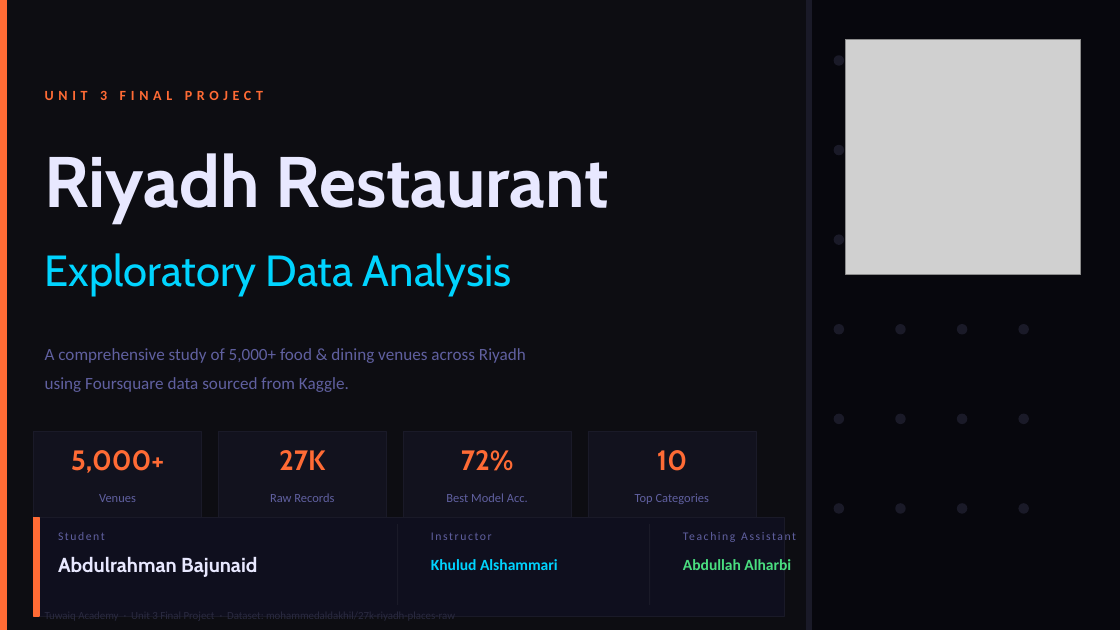
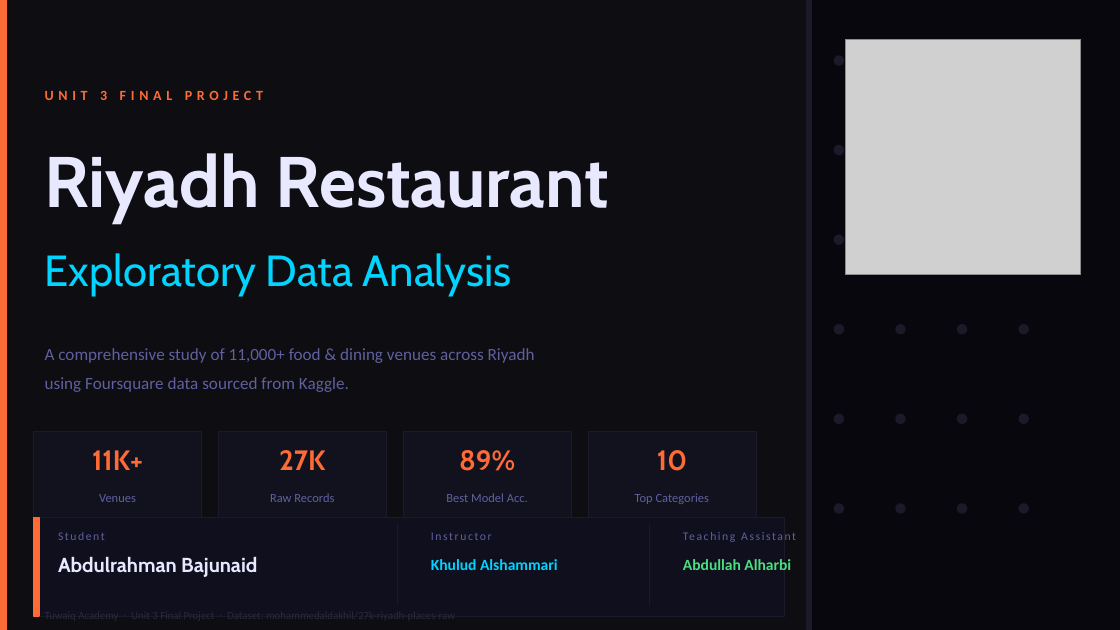
Before and after one commit to AbdulrahmanB-25/EDA_Project, a slide deck: slide 1 of presentation.pptx. Drawn at 1120x630 pixels with LibreOffice and Linux fonts; fonts in the diff are those of the drawing; grey boxes stand for pictures. Boxes give left, top, right and bottom in pixels: in the first picture for what was removed or moved away, otherwise in the second. Text is boxed around its words. In the diff, an @@ line names an element or a change of style, - is before the commit and + after.

```diff
--- a/presentation.pptx
+++ b/presentation.pptx
@@ text at (x1=45, y1=348, x2=535, y2=363): text changed @@
-A comprehensive study of 5,000+ food & dining venues across Riyadh
+A comprehensive study of 11,000+ food & dining venues across Riyadh
@@ text at (x1=92, y1=450, x2=143, y2=470): text changed @@
-5,000+
+11K+
@@ text at (x1=459, y1=450, x2=515, y2=471): text changed @@
-72%
+89%
```
Also in this commit, not shown: 16 other slides changed, 7 slides added, 1 slide removed.
